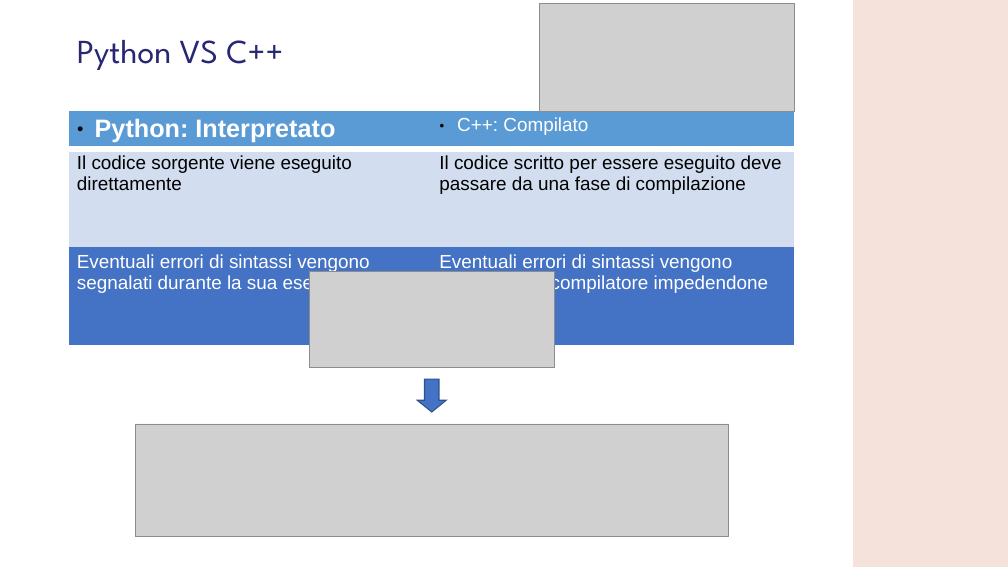
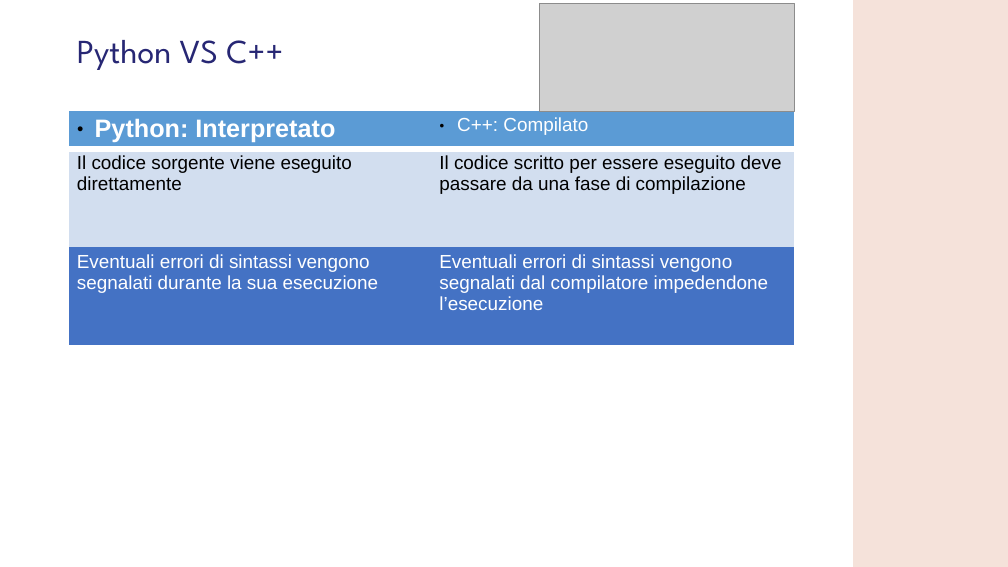
Before and after one commit to GMATZEU42/WS, a slide deck: slide 7 of WS01/WS_1.odp. Drawn at 1008x567 pixels with LibreOffice and Linux fonts; fonts in the diff are those of the drawing; grey boxes stand for pictures; background and template pictures are left out. Boxes give left, top, right and bottom in pixels: in the first picture for what was removed or moved away, otherwise in the second. Text is boxed around its words. In the diff, an @@ line names an element or a change of style, - is before the commit and + after.

```diff
--- a/WS01/WS_1.odp
+++ b/WS01/WS_1.odp
@@ picture removed at [309,272,554,368] @@
@@ freeform shape removed at [417,379,446,412] @@
@@ picture removed at [135,424,728,537] @@
```
Also in this commit, not shown: 3 other slides changed, 15 slides added, 7 other files.
